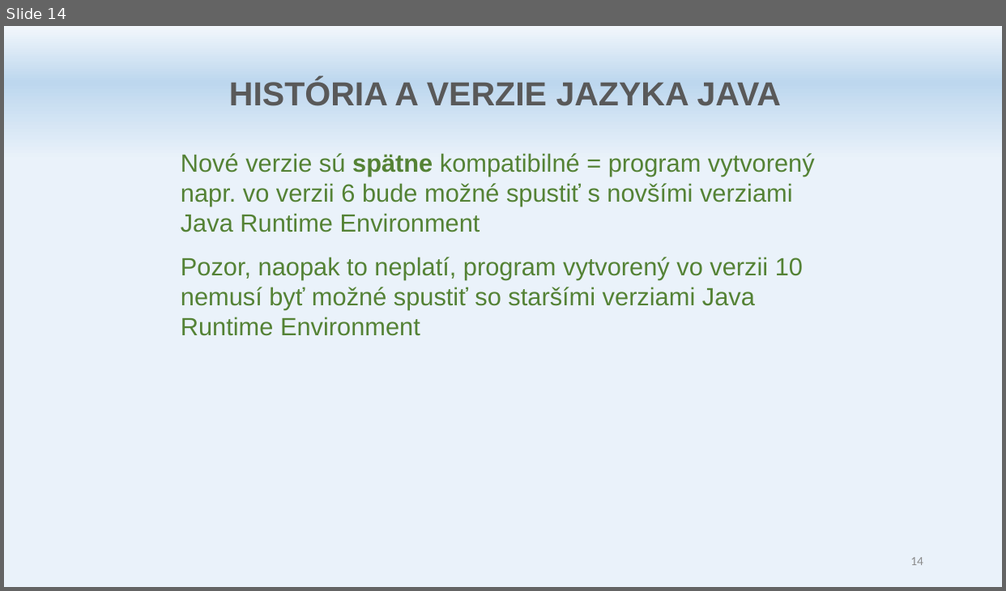
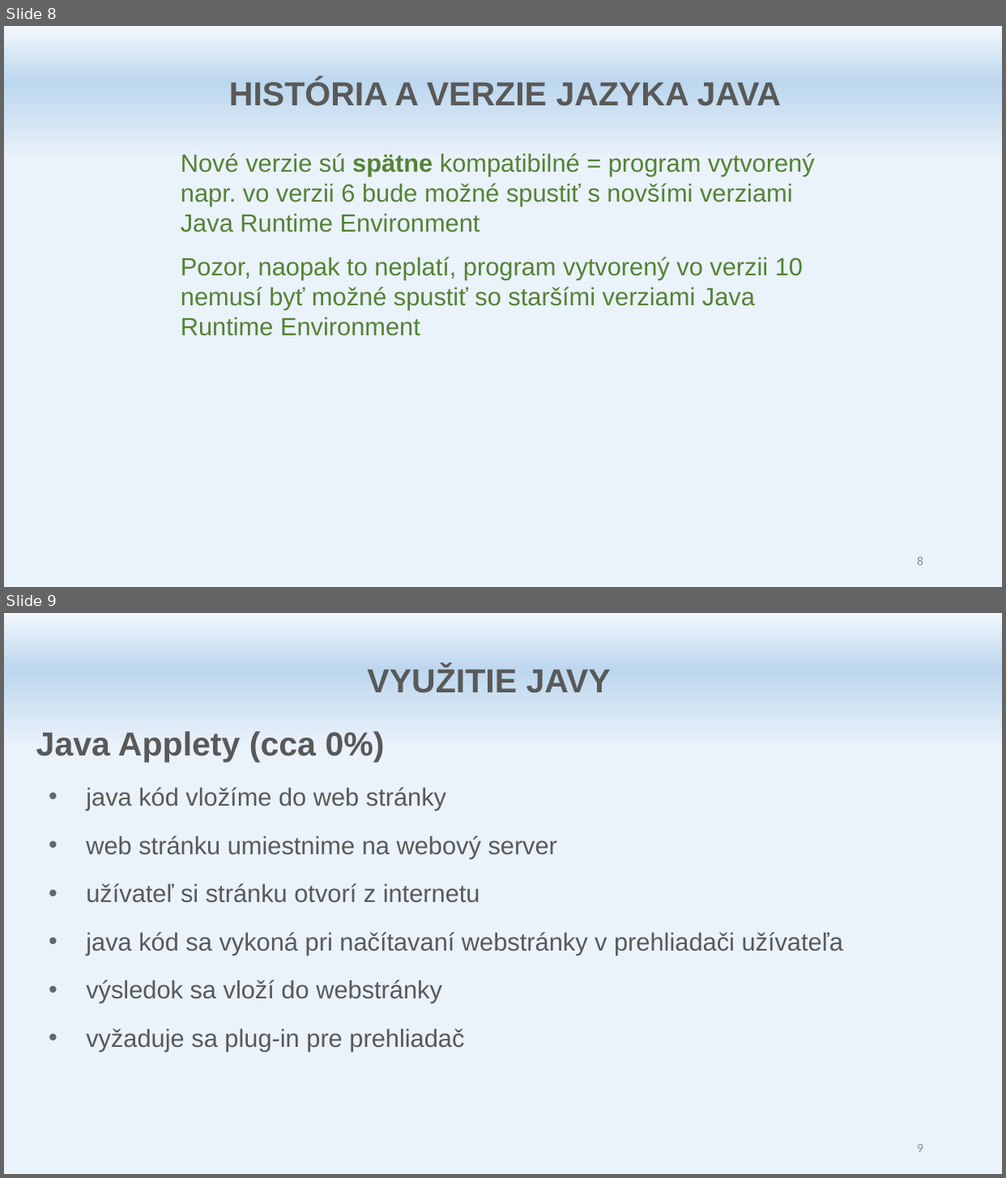
Before and after one commit to marekITLearning/java1, a slide deck: doc/Java ITL A - Uvod.pptx. Shown one above the other, each under a label of ours: slide 14 before the commit, slides 8 and 9 after it. The pictures are 1006x591 and 1006x1178 pixels, drawn with LibreOffice and Linux fonts; fonts in the diff are those of the drawing. Boxes give left, top, right and bottom in pixels: in the first picture for what was removed or moved away, otherwise in the second. Text is boxed around its words. In the diff, an @@ line names an element or a change of style, - is before the commit and + after.

```diff
--- a/doc/Java ITL A - Uvod.pptx
+++ b/doc/Java ITL A - Uvod.pptx
@@ slide 9 added at [4,613,1002,1174], background gradient #F2F7FC to #BDD7EE to #EAF2FA @@
@@ text added at [367,666,611,693], 24 pt, text #595959, bold @@
+VYUŽITIE JAVY
@@ text added at [36,731,843,1052], 18 pt, text #595959 @@
+Java Applety (cca 0%)
+• java kód vložíme do web stránky
+• web stránku umiestnime na webový server
+• užívateľ si stránku otvorí z internetu
+• java kód sa vykoná pri načítavaní webstránky v prehliadači užívateľa
+• výsledok sa vloží do webstránky
+• vyžaduje sa plug-in pre prehliadač
@@ page number added at [917,1144,923,1152], 9 pt, text #8C8C8C @@
+9
@@ what was slide 14 is now slide 8 @@
@@ page number at [917,557,923,565]: text changed @@
-14
+8
```
Also in this commit, not shown: 3 slides changed, 3 other slides added, 8 slides removed, 21 other files.
